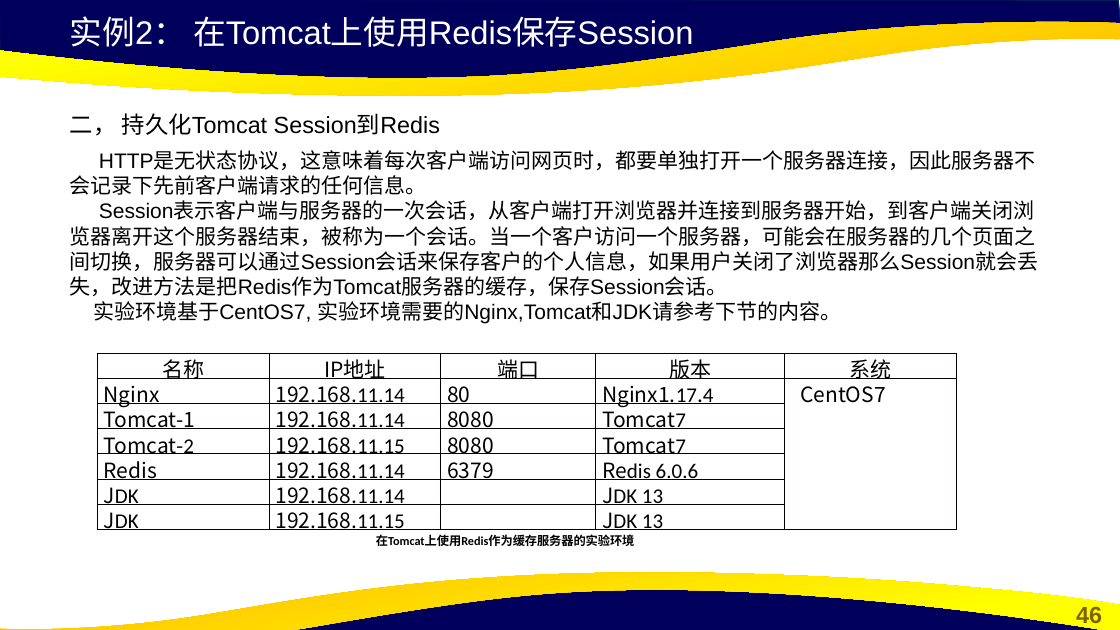
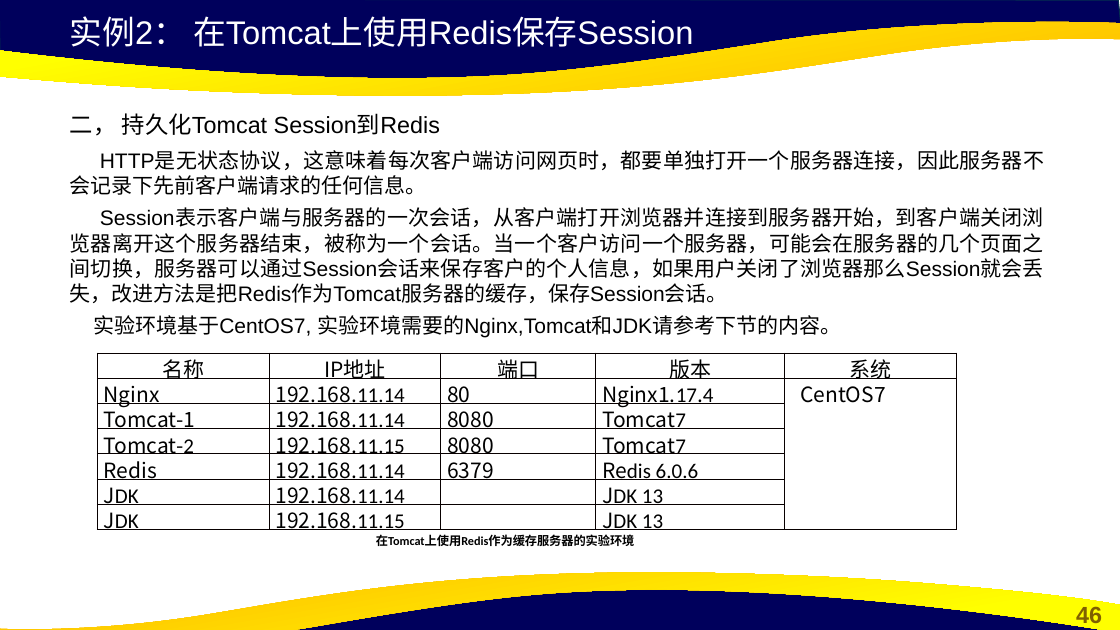
Before and after one commit to cxinping/Redis, a slide deck: slide 46 of ppt/第7章 Redis开发实战.pptx. Drawn at 1120x630 pixels with LibreOffice and Linux fonts; fonts in the diff are those of the drawing; background and template pictures are left out. Boxes give left, top, right and bottom in pixels: in the first picture for what was removed or moved away, otherwise in the second. Text is boxed around its words. In the diff, an @@ line names an element or a change of style, - is before the commit and + after.

```diff
--- a/ppt/第7章 Redis开发实战.pptx
+++ b/ppt/第7章 Redis开发实战.pptx
@@ text at [70,151,1044,338]: text changed @@
-HTTP是无状态协议，这意味着每次客户端访问网页时，都要单独打开一个服务器连接，因此服务器不会记录下先前客户端请求的任何信息。 Session表示客户端与服务器的一次会话，从客户端打开浏览器并连接到服务器开始，到客户端关闭浏览器离开这个服务器结束，被称为一个会话。当一个客户访问一个服务器，可能会在服务器的几个页面之间切换，服务器可以通过Session会话来保存客户的个人信息，如果用户关闭了浏览器那么Session就会丢失，改进方法是把Redis作为Tomcat服务器的缓存，保存Session会话。 实验环境基于CentOS7, 实验环境需要的Nginx,Tomcat和JDK请参考下节的内容。
+HTTP是无状态协议，这意味着每次客户端访问网页时，都要单独打开一个服务器连接，因此服务器不会记录下先前客户端请求的任何信息。
+Session表示客户端与服务器的一次会话，从客户端打开浏览器并连接到服务器开始，到客户端关闭浏览器离开这个服务器结束，被称为一个会话。当一个客户访问一个服务器，可能会在服务器的几个页面之间切换，服务器可以通过Session会话来保存客户的个人信息，如果用户关闭了浏览器那么Session就会丢失，改进方法是把Redis作为Tomcat服务器的缓存，保存Session会话。
+实验环境基于CentOS7, 实验环境需要的Nginx,Tomcat和JDK请参考下节的内容。
```
Also in this commit, not shown: 20 other slides changed, 1 other file.
